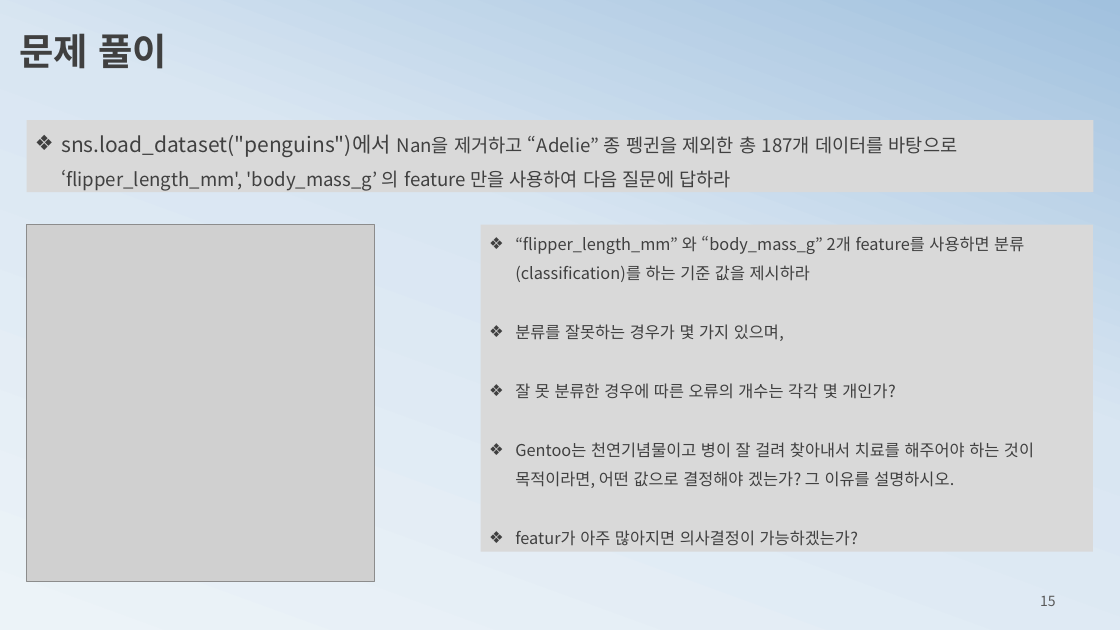
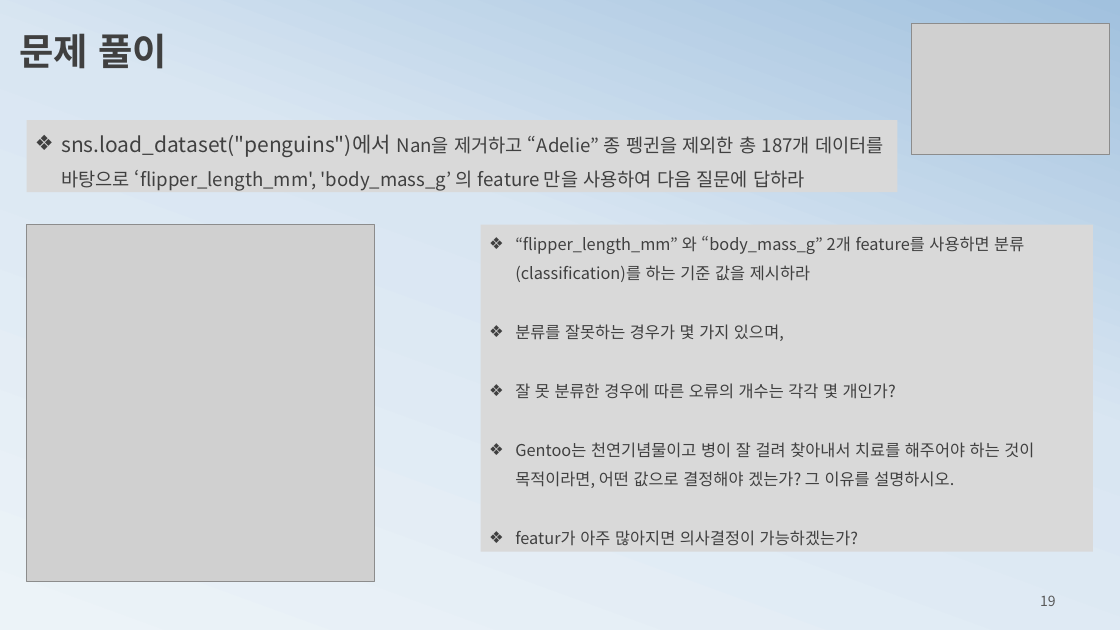
Before and after one commit to ancestor9/mathematics-for-machine-learning, a slide deck: slide 19 of 5_Hypothesis Testing.pptx (slide 15 before the commit). Drawn at 1120x630 pixels with LibreOffice and Linux fonts; fonts in the diff are those of the drawing; grey boxes stand for pictures. Boxes give left, top, right and bottom in pixels: in the first picture for what was removed or moved away, otherwise in the second. Text is boxed around its words. In the diff, an @@ line names an element or a change of style, - is before the commit and + after.

```diff
--- a/5_Hypothesis Testing.pptx
+++ b/5_Hypothesis Testing.pptx
@@ picture added at (912, 24, 1109, 155) @@
@@ rectangle "sns.load_dataset("penguins")에서 Nan을 제거하고 “Adelie” 종 ...": place and size @@
-rectangle "sns.load_dataset("penguins")에서 Nan을 제거하고 “Adelie” 종 ..." at (27, 120, 1094, 192)
+rectangle "sns.load_dataset("penguins")에서 Nan을 제거하고 “Adelie” 종 ..." at (27, 120, 897, 192)
@@ page number at (1040, 595, 1056, 606): text changed @@
-15
+19
```
Also in this commit, not shown: 5 other slides changed, 10 slides added, 5 slides removed.
